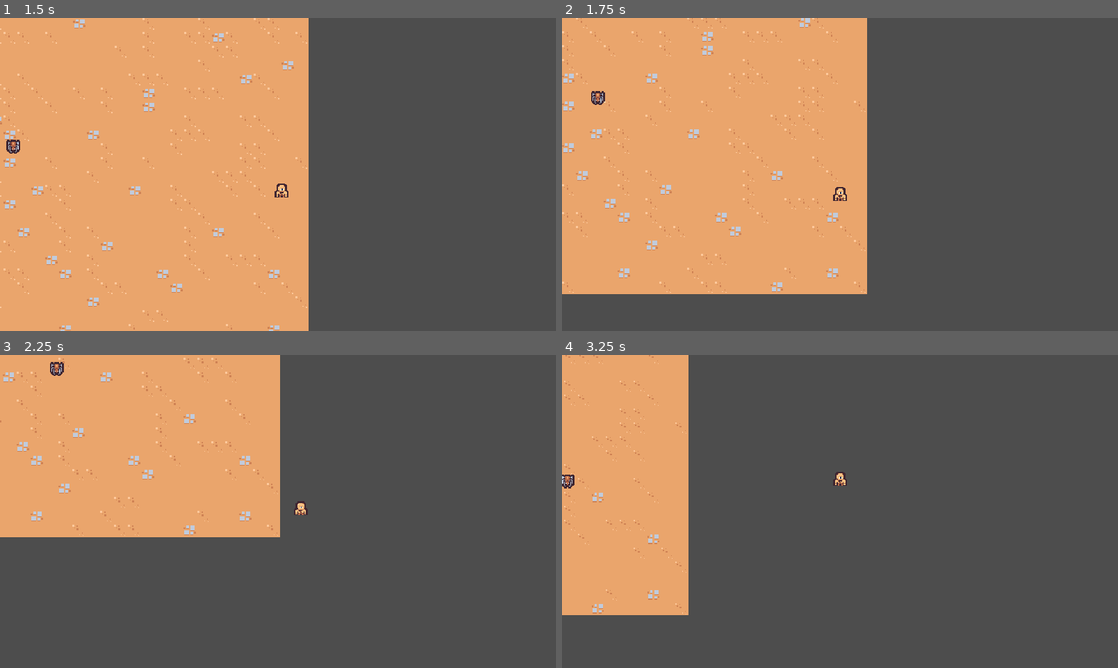
Above: before the commit, frames 1-4 (two rows, left to right).
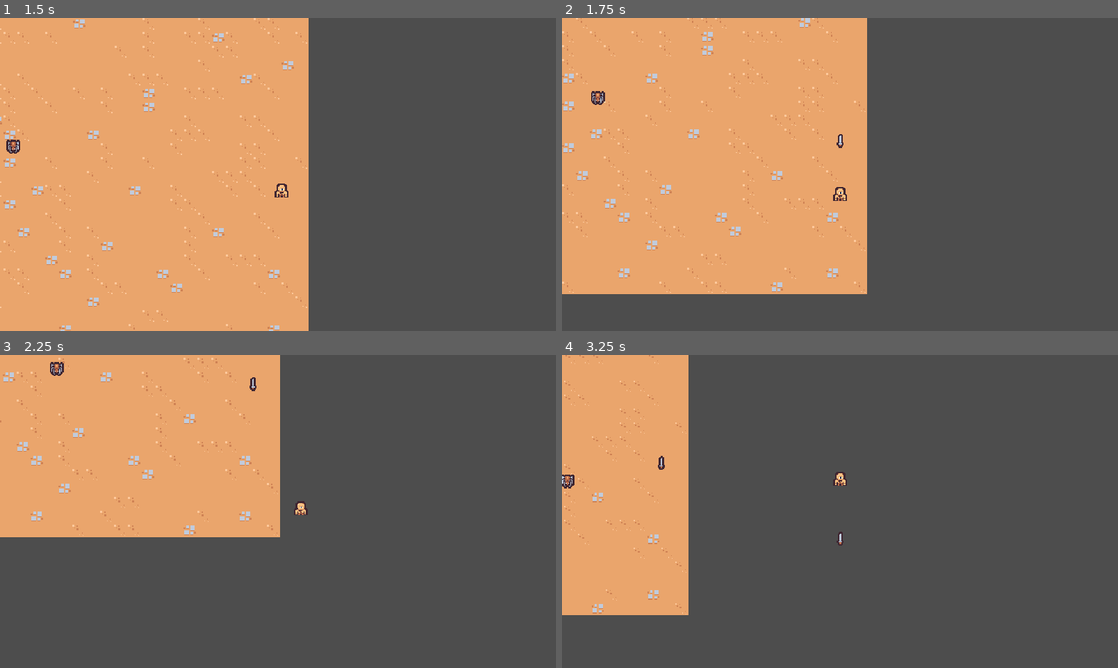
Above: after the commit, the same moments.

Repository: tiannahenrylewis/GodotCrashCourse
Game: Godot game, scene res://Scenes/Main/main.tscn
Same seed, same stepped clock (60 frames per second), same inputs: the game is played once before the commit and once after it.
Inputs:
- Up to frame 1 (1.5 s): hold D (move_right) 0.53-1.28 s; hold S (move_down) from 1.28 s (still down)
- Up to frame 2 (1.75 s): keep holding S (move_down)
- Up to frame 3 (2.25 s): release S (move_down) at 2.03 s; hold D (move_right) from 2.03 s (still down)
- Up to frame 4 (3.25 s): release D (move_right) at 2.78 s; hold W (move_up) from 2.78 s (still down)

Frame 1 is identical in both runs. In frame 2, less than 0.1% of the frame differs, in the area x 49-51%, y 37-42%; in frame 3, less than 0.1%; in frame 4, less than 0.1%, in the area x 17-51%, y 32-61%.

Commit message:
S2: Create Sword Ability

Diff:
--- /dev/null
+++ b/Scenes/Ability/Controllers/SwordAbility/sword_ability_controller.gd
@@ -0,0 +1,18 @@
+extends Node
+
+@export var sword_ability: PackedScene
+
+# Called when the node enters the scene tree for the first time.
+func _ready():
+	$Timer.timeout.connect(on_timer_timeout)
+
+
+func on_timer_timeout():
+	var player = get_tree().get_first_node_in_group("Player") as Node2D
+	if player == null:
+		return
+
+	var sword_instance = sword_ability.instantiate() as Node2D
+	#insert into scene tree
+	player.get_parent().add_child(sword_instance)
+	sword_instance.global_position = player.global_position
--- /dev/null
+++ b/Scenes/Ability/Controllers/SwordAbility/sword_ability_controller.tscn
@@ -0,0 +1,12 @@
+[gd_scene load_steps=3 format=3 uid="uid://coyf4gnst42rj"]
+
+[ext_resource type="Script" path="res://Scenes/Ability/Controllers/SwordAbility/sword_ability_controller.gd" id="1_fd1l1"]
+[ext_resource type="PackedScene" uid="uid://bp81kwn6rkfp5" path="res://Scenes/Ability/SwordAbility/sword_ability.tscn" id="2_1p0xm"]
+
+[node name="SwordAbilityController" type="Node"]
+script = ExtResource("1_fd1l1")
+sword_ability = ExtResource("2_1p0xm")
+
+[node name="Timer" type="Timer" parent="."]
+wait_time = 1.5
+autostart = true
--- /dev/null
+++ b/Scenes/Ability/SwordAbility/sword_ability.tscn
@@ -0,0 +1,9 @@
+[gd_scene load_steps=2 format=3 uid="uid://bp81kwn6rkfp5"]
+
+[ext_resource type="Texture2D" uid="uid://ddhif4qm4atfs" path="res://Scenes/Ability/SwordAbility/sword.png" id="1_cujh6"]
+
+[node name="SwordAbility" type="Node2D"]
+
+[node name="Sprite2D" type="Sprite2D" parent="."]
+texture = ExtResource("1_cujh6")
+offset = Vector2(2.08165e-12, -3.999)
--- a/Scenes/Player/player.tscn
+++ b/Scenes/Player/player.tscn
@@ -1,7 +1,8 @@
-[gd_scene load_steps=4 format=3 uid="uid://ctjnjcm0jgc05"]
+[gd_scene load_steps=5 format=3 uid="uid://ctjnjcm0jgc05"]
 
 [ext_resource type="Script" path="res://Scenes/Player/player.gd" id="1_1qqnu"]
 [ext_resource type="Texture2D" uid="uid://yvjx28b0j31w" path="res://Scenes/Player/player.png" id="1_v0im7"]
+[ext_resource type="PackedScene" uid="uid://coyf4gnst42rj" path="res://Scenes/Ability/Controllers/SwordAbility/sword_ability_controller.tscn" id="2_7dofh"]
 
 [sub_resource type="CircleShape2D" id="CircleShape2D_7oonr"]
 radius = 5.0
@@ -10,6 +11,10 @@
 collision_layer = 0
 script = ExtResource("1_1qqnu")
 
+[node name="AbilityManager" type="Node" parent="."]
+
+[node name="SwordAbilityController" parent="AbilityManager" instance=ExtResource("2_7dofh")]
+
 [node name="Sprite2D" type="Sprite2D" parent="."]
 texture = ExtResource("1_v0im7")
 offset = Vector2(2.08165e-12, -8)
Binary file added: Scenes/Ability/SwordAbility/sword.png
Not shown, added: Scenes/Ability/SwordAbility/sword.png.import
Not shown, added: .DS_Store
Not shown, added: Assets/.DS_Store
